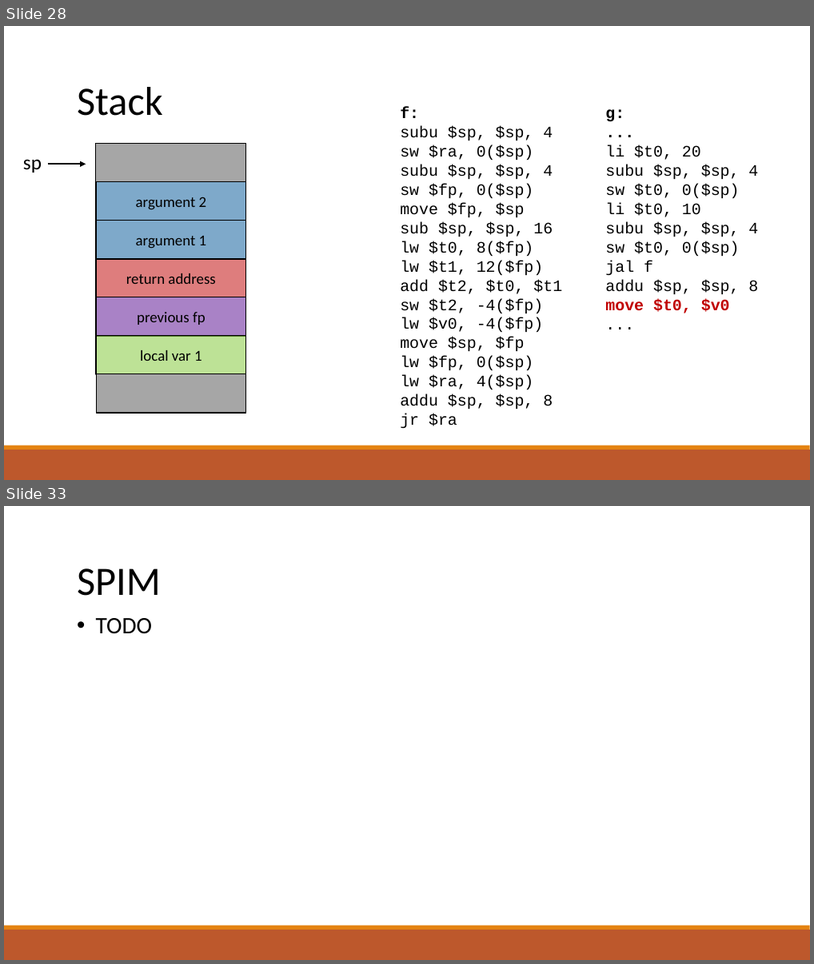
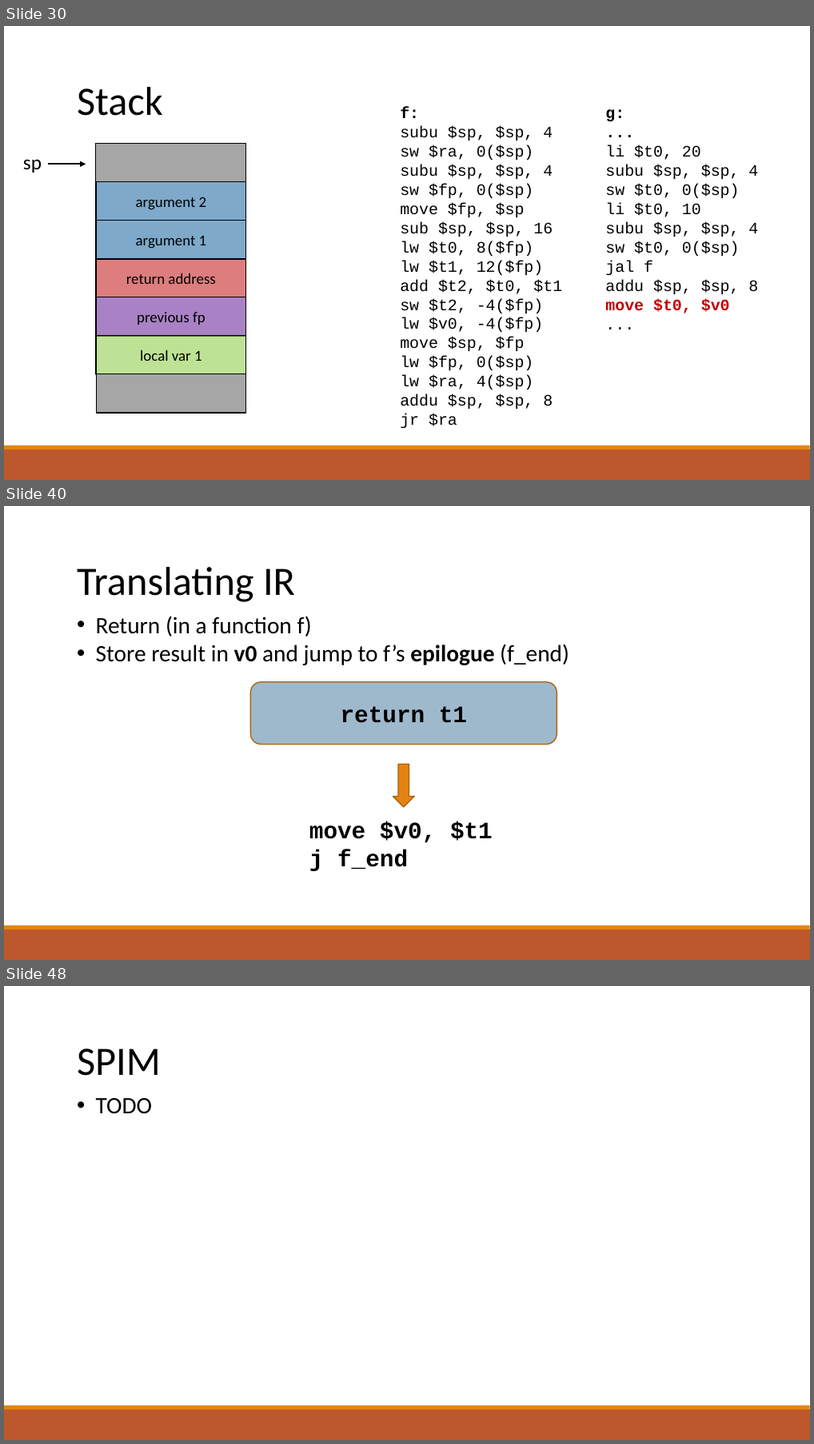
Before and after one commit to raghadzeidan/COMPILATION_TAU_FOR_STUDENTS, a slide deck: new_slides/codegen.pptx. Shown one above the other, each under a label of ours: slides 28 and 33 before the commit, slides 30, 40 and 48 after it; the slides between them are not shown. The pictures are 814x964 and 814x1444 pixels, drawn with LibreOffice and Linux fonts; fonts in the diff are those of the drawing. Boxes give left, top, right and bottom in pixels: in the first picture for what was removed or moved away, otherwise in the second. Text is boxed around its words. In the diff, an @@ line names an element or a change of style, - is before the commit and + after.

```diff
--- a/new_slides/codegen.pptx
+++ b/new_slides/codegen.pptx
@@ slide 40 added at (4, 506, 810, 960), background #FFFFFF; not listed: 2 template elements that a slide beside it also shows @@
@@ text added at (77, 567, 295, 602), 48 pt, text #000000 @@
+Translating IR
@@ text added at (96, 616, 570, 665), 28 pt, text #000000 @@
+• Return (in a function f)
+• Store result in v0 and jump to f’s epilogue (f_end)
@@ rounded rectangle added at (251, 682, 558, 744), fill #40749B at 50% opacity, outline #A9610D 1.25 pt, 28 pt, text #000000, bold @@
+return t1
@@ down arrow added at (393, 764, 414, 807), fill #E48312, outline #A9610D 1.25 pt @@
@@ text added at (310, 821, 493, 871), 28 pt, text #000000, bold @@
+move $v0, $t1
+j f_end
@@ what was slide 28 is now slide 30 @@
@@ what was slide 33 is now slide 48 @@
```
Also in this commit, not shown: 1 slide changed, 18 other slides added, 3 slides removed, 1 other file.
